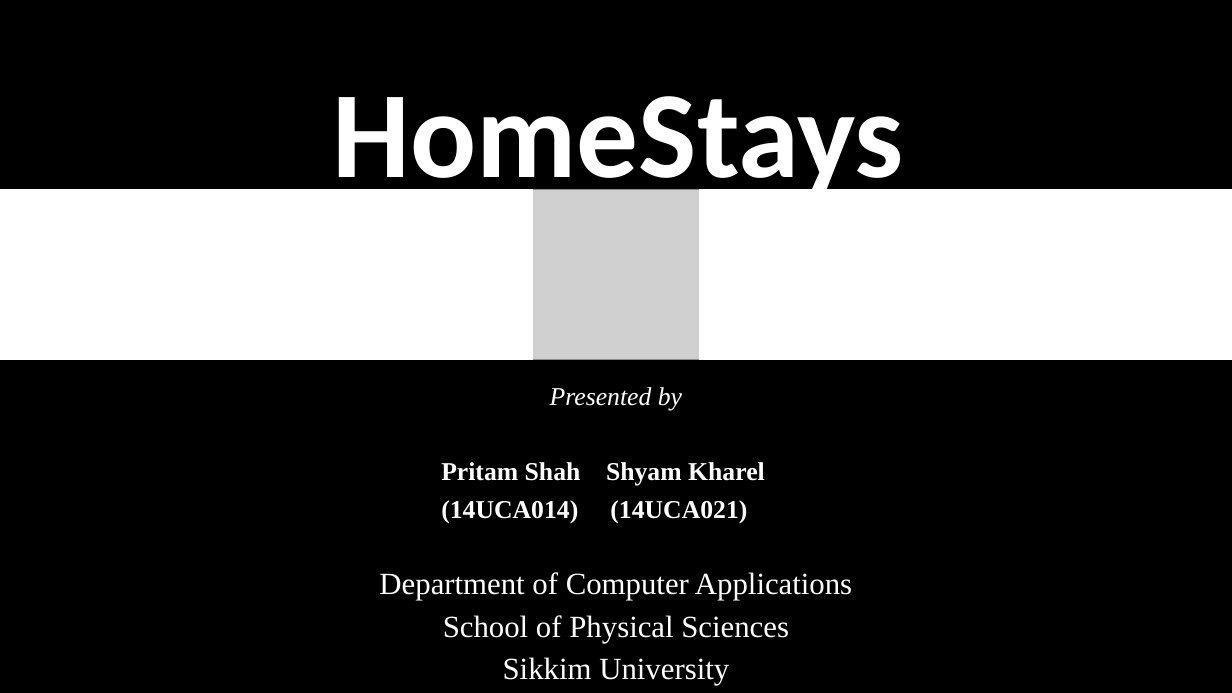
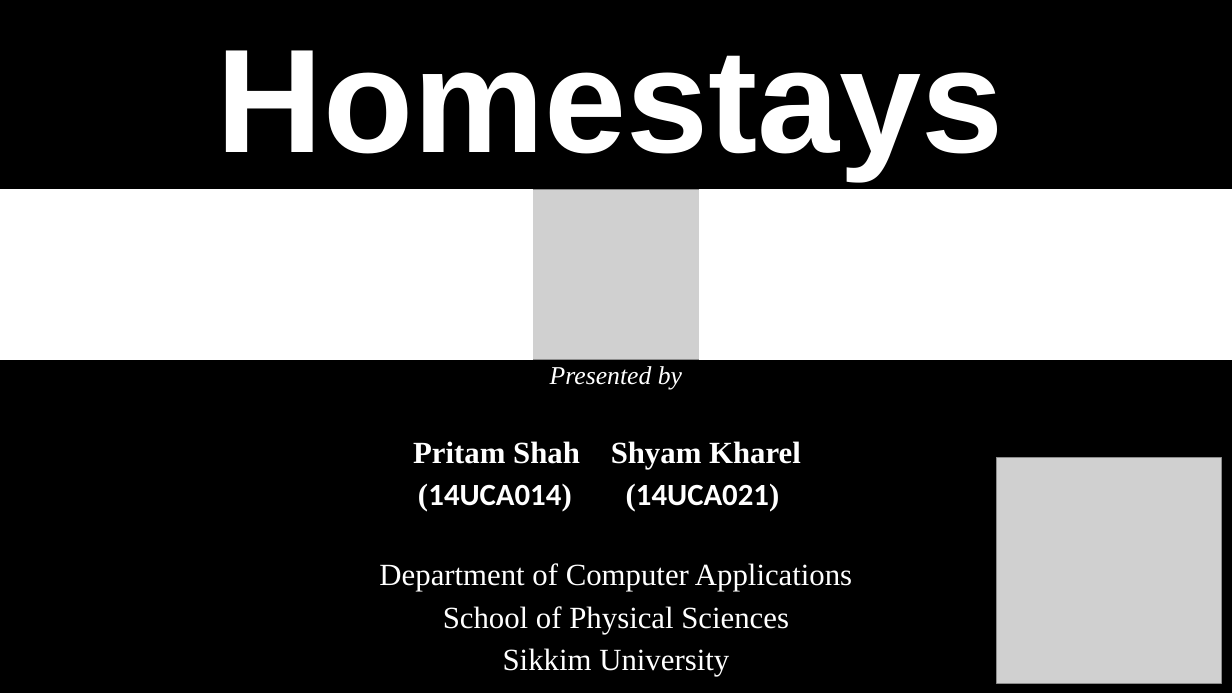
Before and after one commit to pritz10/Dissertation-Mini-Project-2018-, a slide deck: slide 1 of Home Stays.pptx. Drawn at 1232x693 pixels with LibreOffice and Linux fonts; fonts in the diff are those of the drawing; grey boxes stand for pictures. Boxes give left, top, right and bottom in pixels: in the first picture for what was removed or moved away, otherwise in the second. Text is boxed around its words. In the diff, an @@ line names an element or a change of style, - is before the commit and + after.

```diff
--- a/Home Stays.pptx
+++ b/Home Stays.pptx
@@ title at [217, 50, 1004, 179]: text changed; size 96 to 115 pt; font Calibri to Arial @@
-HomeStays
+Homestays
@@ text "Presented by": place and size @@
-text "Presented by" at [379, 387, 852, 685]
+text "Presented by" at [379, 366, 852, 676]
@@ text at [413, 441, 801, 511]: size 20 to 24 pt in "Pritam Shah Shyam Kharel", "(14UCA014) (14UCA021)"; font Times New Roman to Calibri in "(14UCA014) (14UCA021)" @@
@@ picture added at [996, 457, 1221, 683] @@
```
Also in this commit, not shown: 7 other slides changed, 9 slides added, 2 slides removed, 4 other files.
